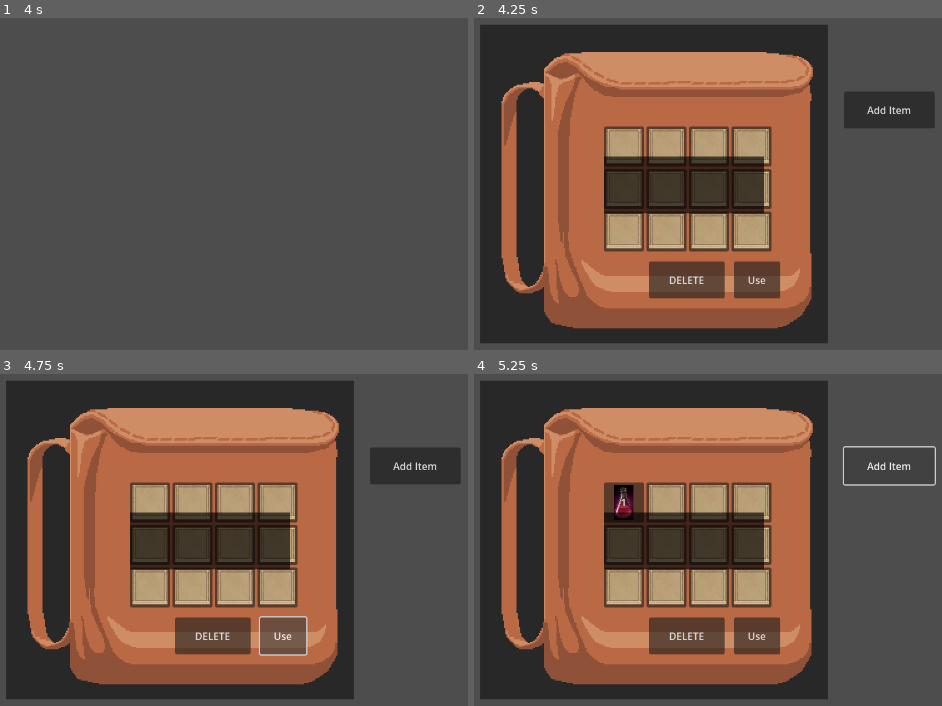
Above: before the commit, frames 1-4 (two rows, left to right).
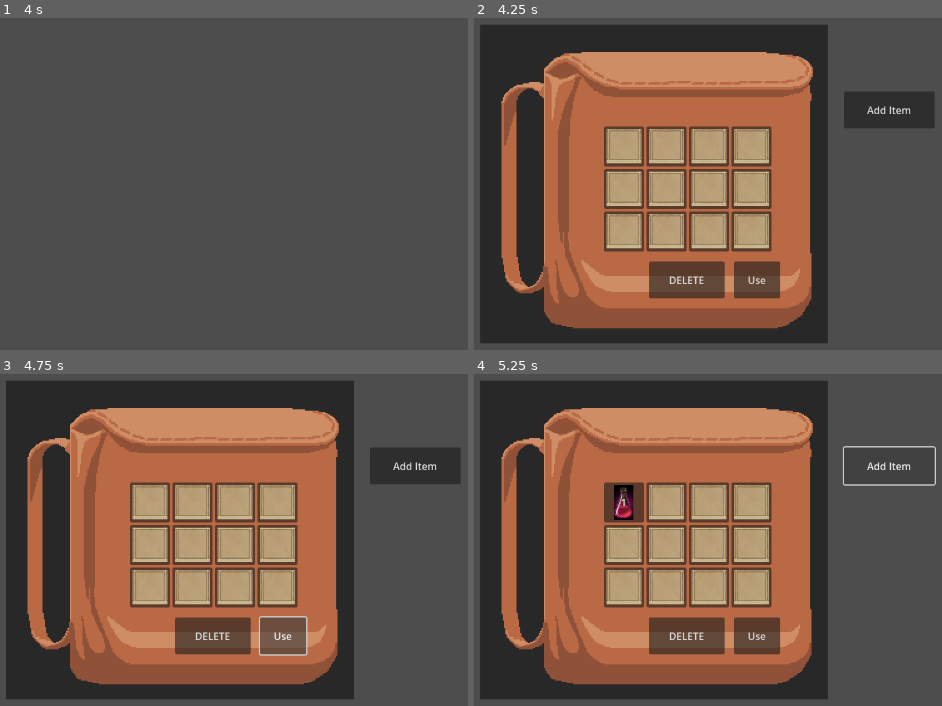
Above: after the commit, the same moments.

Repository: trex414/Profpocalypse-Purdue-Edition
Game: Godot game, scene res://Inventory/scenes/test_main.tscn
The game is run twice, just before and just after one commit, with the same random seed, the same clock (stepped at 60 frames per second) and the same inputs.
Inputs:
- Up to frame 1 (4 s): tap Enter at 0.5, 2, 3.5 s; tap Space at 1.25, 2.75 s
- Up to frame 2 (4.25 s): tap E (inventory) at 4.15 s
- Up to frame 3 (4.75 s): click "Use" at 4.25 s
- Up to frame 4 (5.25 s): click "Add Item" at 5 s

Frame 1 is identical in both runs. In frame 2, 5.9% of the frame differs, in the area x 27-62%, y 41-60%; in frame 3, 5.9%; in frame 4, 5.8%.

Commit message:
fixed a bug

Diff:
--- a/Inventory/script/inventory.gd
+++ b/Inventory/script/inventory.gd
@@ -12,6 +12,7 @@
 @onready var add_button = $"CanvasLayer/Panel/Add Item"
 @onready var message_label = $CanvasLayer/Panel/Label  # Add a Label node to UI
 @onready var use_button = $"CanvasLayer/Panel/Use Usable"
+
 
 
 var inventory = InventoryManager.inventory
@@ -38,6 +39,7 @@
 ]
 func _ready():
 	backpack_bg.texture = preload("res://Inventory/assets/Backpack.png")  # Load backpack image
+	$CanvasLayer/Panel/Label/ColorRect.visible = false
 	setup_inventory()
 	add_button.connect("pressed", Callable(self, "add_item"))
 	delete_button.connect("pressed", Callable(self, "delete_item"))
@@ -192,8 +194,12 @@
 func print_centered(message):
 	message_label.text = message
 	message_label.visible = true
+	$CanvasLayer/Panel/Label/ColorRect.visible = true
 
 	# Hide message after 2 seconds
 	$CanvasLayer/Panel/Label.get_tree().create_timer(2).timeout.connect(func():
 		message_label.visible = false
 	)
+	$CanvasLayer/Panel/Label/ColorRect.get_tree().create_timer(2).timeout.connect(func():
+		$CanvasLayer/Panel/Label/ColorRect.visible = false
+	)
--- a/project.godot
+++ b/project.godot
@@ -21,6 +21,10 @@
 PlayerData="*res://scripts/PlayerData.gd"
 SaveManager="*res://scripts/SaveManager.gd"
 
+[filesystem]
+
+import/blender/enabled=false
+
 [input]
 
 inventory={
Not shown, added: Inventory/.DS_Store
Not shown, added: Inventory/assets/.DS_Store
